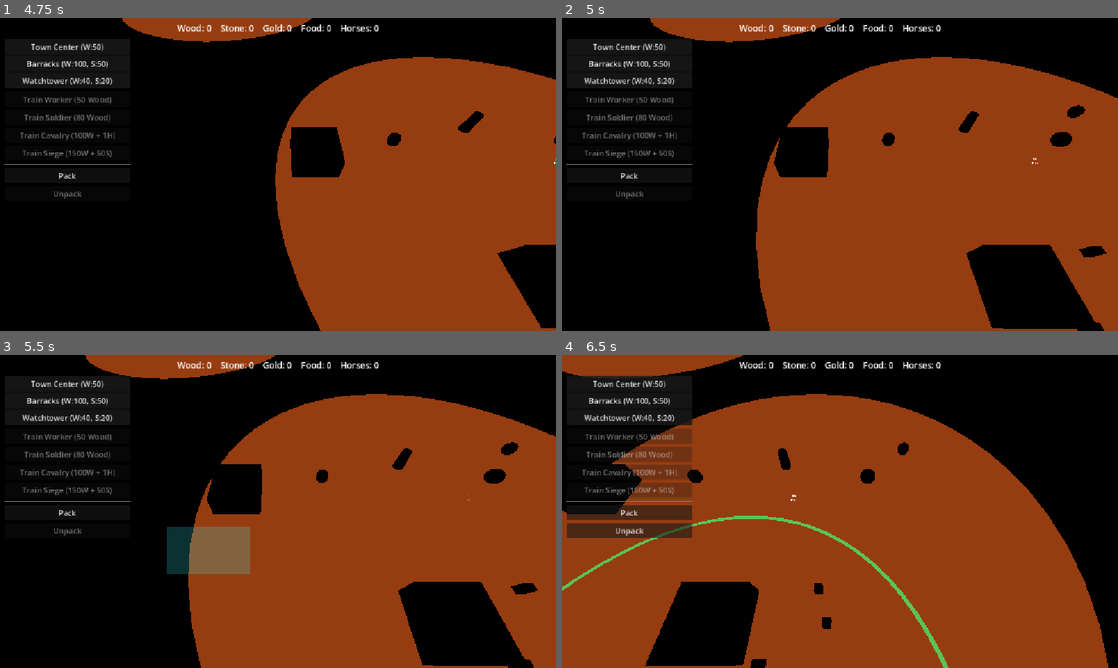
Above: before the commit, frames 1-4 (two rows, left to right).
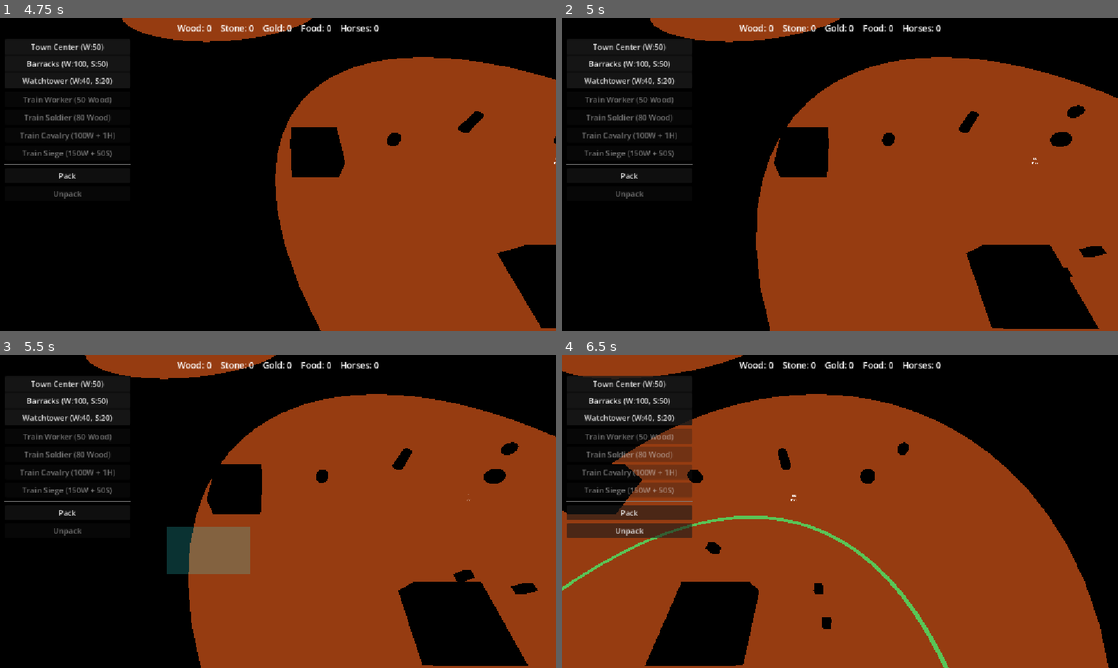
Above: after the commit, the same moments.

Repository: Ferrum-t/RTS-Game
Game: Godot game, scene res://Scenes/World/World.tscn
Two runs of this game, one before a commit and one after it. Both use one fixed random seed, a clock stepped at 60 frames per second and the inputs below.
Inputs (mouse positions are in pixels of both pictures, inside the frame that each line leads up to):
- Up to frame 1 (4.75 s): click "Town Center (W:50)" at 0.5 s; click "Barracks (W:100, S:50)" at 1.25 s; click "Watchtower (W:40, S:20)" at 2 s; click "Train Worker (50 Wood)" at 2.75 s; click "Pack" at 3.5 s; tap Enter at 4.25 s; move the mouse to (400, 158) at 4.27 s; hold D (move_right) from 4.28 s (still down); tap C at 4.35 s; click (400, 158) at 4.42 s
- Up to frame 2 (5 s): keep holding D (move_right)
- Up to frame 3 (5.5 s): release D (move_right) at 5 s; drag from (166, 527) to (250, 574) at 5.02 s
- Up to frame 4 (6.5 s): move the mouse to (895, 442) at 5.77 s; hold D (move_right) from 5.78 s (still down); tap P at 5.85 s

Frame 1 is identical in both runs. In frame 2, less than 0.1% of the frame differs, in the area x 90-98%, y 79-100%; in frame 3, 0.2%; in frame 4, 0.2%, in the area x 25-37%, y 59-100%.
Error before the commit: Invalid call. Nonexistent function 'replace_order_build' in base 'CharacterBody3D (Worker)'. (res://Scripts/Systems/Managers/ConstructionManager.gd:133)

Commit message:
M10: add replace_order_build + update_building to BaseUnit (fix missing method crash)

Diff:
--- a/Scripts/Units/BaseUnit.gd
+++ b/Scripts/Units/BaseUnit.gd
@@ -150,6 +150,8 @@
 			update_harvesting(delta)
 		UnitState.RETURNING:
 			update_return(delta)
+		UnitState.BUILDING:
+			update_building(delta)
 		UnitState.ATTACKING:
 			update_attacking(delta)
 		_:
@@ -408,6 +410,7 @@
 	current_order = Order.new(Order.Type.MOVE, null, {"pos": pos})
 	move_target = pos
 	harvest_target = null
+	build_target = null
 	attack_target = null
 	attack_building_target = null
 	return_target = null
@@ -425,6 +428,7 @@
 		return
 	current_order = Order.new(Order.Type.HARVEST, resource)
 	harvest_target = resource
+	build_target = null
 	attack_target = null
 	attack_building_target = null
 	return_target = null
@@ -440,6 +444,7 @@
 	attack_target = enemy
 	attack_building_target = null
 	harvest_target = null
+	build_target = null
 	return_target = null
 	if harvest:
 		harvest.reset()
@@ -453,6 +458,7 @@
 	attack_building_target = building
 	attack_target = null
 	harvest_target = null
+	build_target = null
 	return_target = null
 	_siege_in_range = false
 	_siege_stuck_time = 0.0
@@ -461,3 +467,67 @@
 	if harvest:
 		harvest.reset()
 	unit_state = UnitState.ATTACKING
+
+
+func replace_order_build(building: BaseBuilding) -> void:
+	if building == null or not is_instance_valid(building):
+		return
+	if not (self is Worker):
+		print(name, " cannot BUILD (not a Worker)")
+		return
+	current_order = Order.new(Order.Type.BUILD, building)
+	build_target = building
+	harvest_target = null
+	attack_target = null
+	attack_building_target = null
+	return_target = null
+	if harvest:
+		harvest.reset()
+	unit_state = UnitState.BUILDING
+	print(name, " -> BUILD ", building.name)
+
+
+const BUILD_STAND_DIST := 3.0
+
+
+func update_building(delta: float) -> void:
+	var site := build_target
+	if site == null or not is_instance_valid(site) or site.is_destroyed or site.health <= 0:
+		_clear_build("site lost")
+		return
+	if site.is_constructed:
+		_clear_build("already ready")
+		return
+
+	var to_s := site.global_position - global_position
+	to_s.y = 0.0
+	var dist := to_s.length()
+	if dist > BUILD_STAND_DIST:
+		var stand := site.global_position
+		if dist > 0.01:
+			stand = site.global_position - to_s.normalized() * (BUILD_STAND_DIST * 0.85)
+		stand.y = 0.0
+		if movement:
+			movement.ensure_moving_to(stand, APPROACH_RETARGET_DIST)
+			movement.update(delta)
+		return
+
+	# In range — construct
+	if movement and movement.status == MovementComponent.Status.MOVING:
+		movement.cancel()
+	velocity = Vector3.ZERO
+	var bt: float = maxf(site.build_time_sec, 0.1)
+	var done: bool = site.add_construction_progress(delta / bt)
+	if done:
+		print(name, " finished BUILD ", site.name)
+		_clear_build("complete")
+
+
+func _clear_build(reason: String) -> void:
+	if OS.is_debug_build() and reason != "":
+		print(name, " BUILD end (", reason, ")")
+	build_target = null
+	current_order = Order.none()
+	velocity = Vector3.ZERO
+	if unit_state == UnitState.BUILDING:
+		unit_state = UnitState.IDLE
